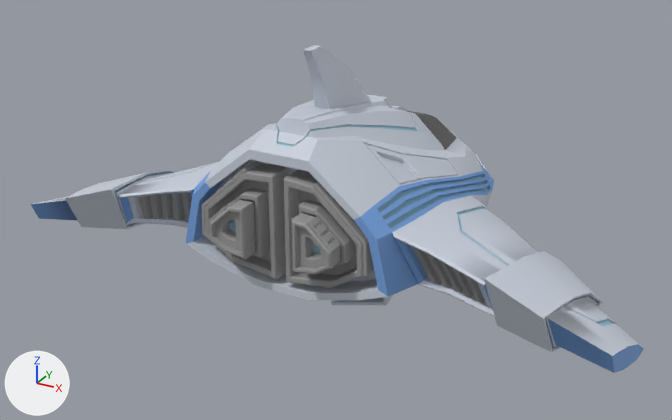
The OBJ model android/assets/data/models/spaceship/ss.obj as it was, and as the next commit left it.
Rendered twice from a 50 mm camera at (1.42, -2.57, 1.36) aimed at (-0.08, 0.16, 0.0). Lighting does not change. The marker at lower left points along +X, +Y and +Z. Where no turn or scale is listed for an object, it has been applied to the vertices. Vertices at the same position are counted once.

Objects in the first picture: 'ss'.
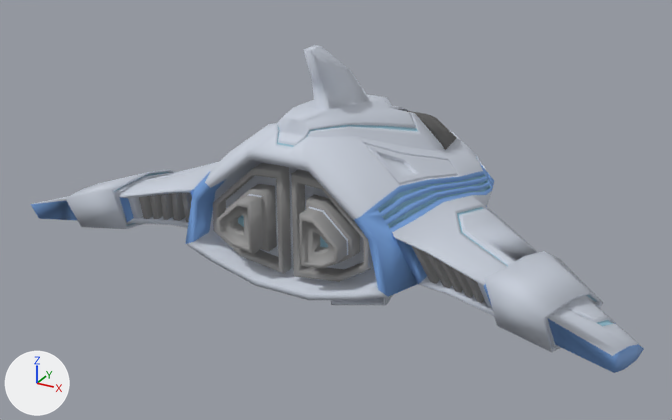
The newer file is also rescaled (x0.46), turned or shifted as a whole; pictures and numbers use the older file's frame.

Where the change shows, as pixel boxes [x1, y1, x2, y2] in the pictures (672 x 420 px; the box of a moved part takes in the faces that stretch with it):
part 1 of me_ss, cut back
    both: [172, 131, 463, 288]
part 2 of me_ss, moved or reshaped
    both: [475, 163, 488, 186]
part 3 of me_ss, moved or reshaped
    both: [506, 251, 591, 307]

What the commit changed:
me_ss is used by ob_ss; location (0.0, 0.0, 0.0).
me_ss had 4623 vertices, 4502 faces and spanned x -1.09..1.09, y -0.42..1.07, z -0.18..0.67.
me_ss now has 2839 vertices, 2814 faces and spans x -1.09..1.09, y -0.39..1.07, z -0.18..0.67.
me_ss part 1: 44 vertices moved from x -0.49..0.49, y -0.37..-0.02, z -0.01..0.43 to x -0.49..0.49, y -0.37..-0.02, z -0.04..0.43; 1992 vertices removed from x -0.48..0.48, y -0.42..-0.1, z -0.04..0.32; 208 vertices added at x -0.48..0.48, y -0.38..-0.11, z -0.04..0.31.
me_ss part 2: 18 vertices moved within x -0.41..0.39, y 0.4..0.96, z 0.01..0.18.
me_ss part 3: 1 vertex moved within x 0.89, y -0.19, z 0.06; 1 vertex removed from x 0.89, y -0.18, z 0.06; 1 vertex added at x 0.89, y -0.19, z 0.06.
me_ss part 4: the surface is now shaded smooth.
